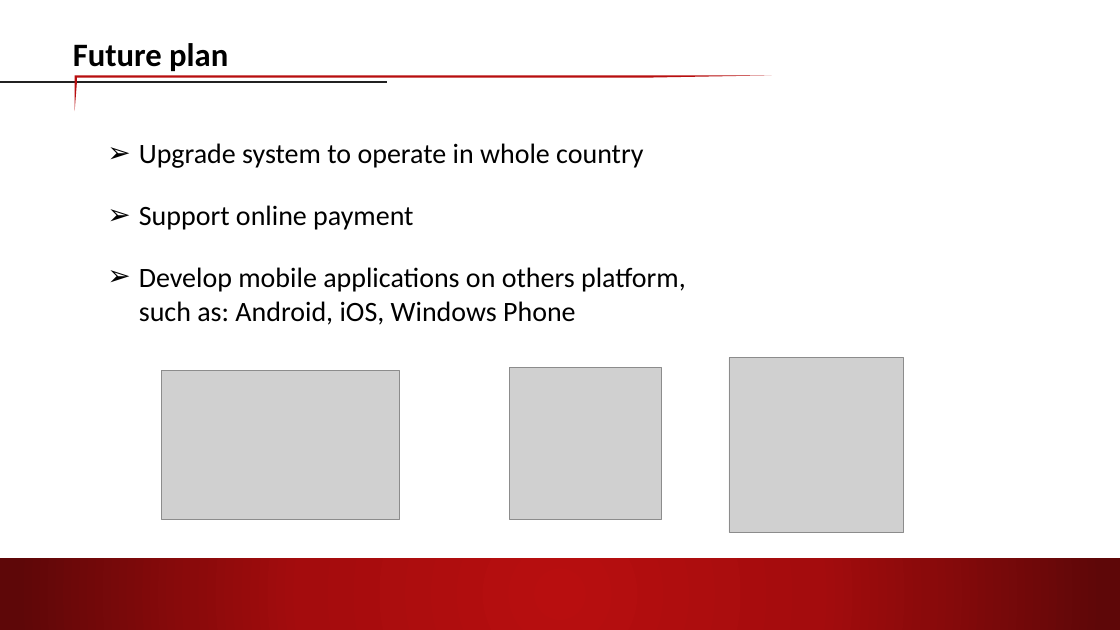
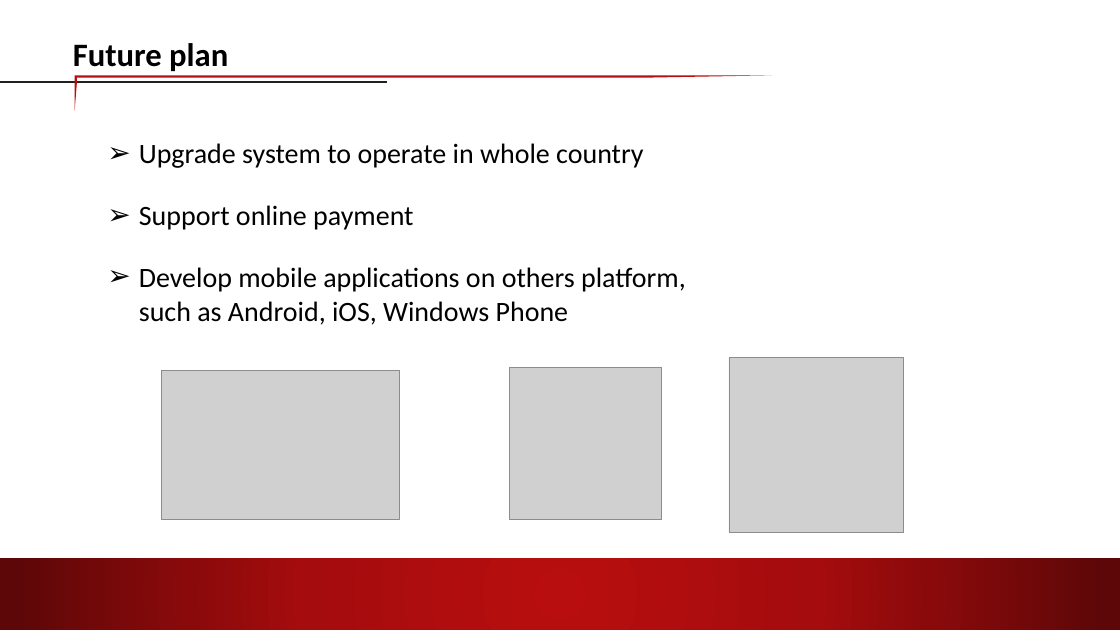
Before and after one commit to lighting92/football-pitches-booking, a slide deck: slide 12 of Material/ThinhND/FPB_CP_Presentation.pptx. Drawn at 1120x630 pixels with LibreOffice and Linux fonts; fonts in the diff are those of the drawing; grey boxes stand for pictures; background and template pictures are left out. Boxes give left, top, right and bottom in pixels: in the first picture for what was removed or moved away, otherwise in the second. Text is boxed around its words. In the diff, an @@ line names an element or a change of style, - is before the commit and + after.

```diff
--- a/Material/ThinhND/FPB_CP_Presentation.pptx
+++ b/Material/ThinhND/FPB_CP_Presentation.pptx
@@ text at (139,267,686,325): text changed @@
-➢ Develop mobile applications on others platform, such as: Android, iOS, Windows Phone
+➢ Develop mobile applications on others platform, such as Android, iOS, Windows Phone
```
Also in this commit, not shown: 2 other slides changed.
